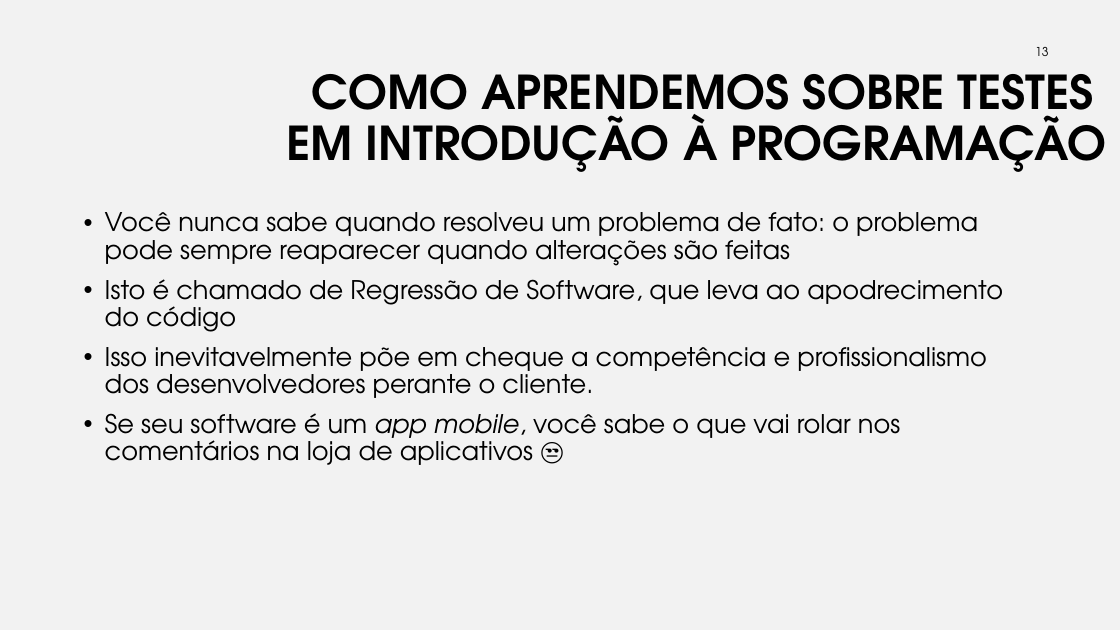
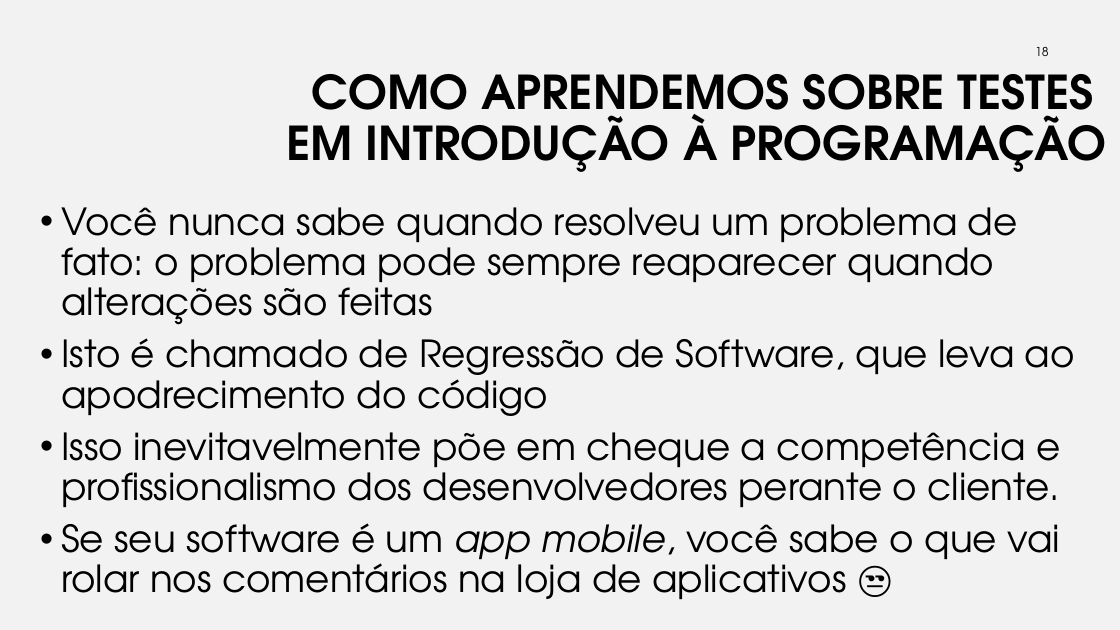
Before and after one commit to iftopalmas/testes-de-software, a slide deck: slide 18 of projects/01-introducao-tdd/tdd.pptx (slide 13 before the commit). Drawn at 1120x630 pixels with LibreOffice and Linux fonts; fonts in the diff are those of the drawing; background and template pictures are left out. Boxes give left, top, right and bottom in pixels: in the first picture for what was removed or moved away, otherwise in the second. Text is boxed around its words. In the diff, an @@ line names an element or a change of style, - is before the commit and + after.

```diff
--- a/projects/01-introducao-tdd/tdd.pptx
+++ b/projects/01-introducao-tdd/tdd.pptx
@@ text "Você nunca sabe quando resolveu ...": place and size @@
-text "Você nunca sabe quando resolveu ..." at <box>105,212,1003,465</box>
+text "Você nunca sabe quando resolveu ..." at <box>61,207,1075,600</box>
@@ text "Você nunca sabe quando resolveu ..." at <box>61,207,1075,600</box>: size 22 to 32 pt @@
```
Also in this commit, not shown: 21 other slides changed, 7 slides added, 1 other file.
